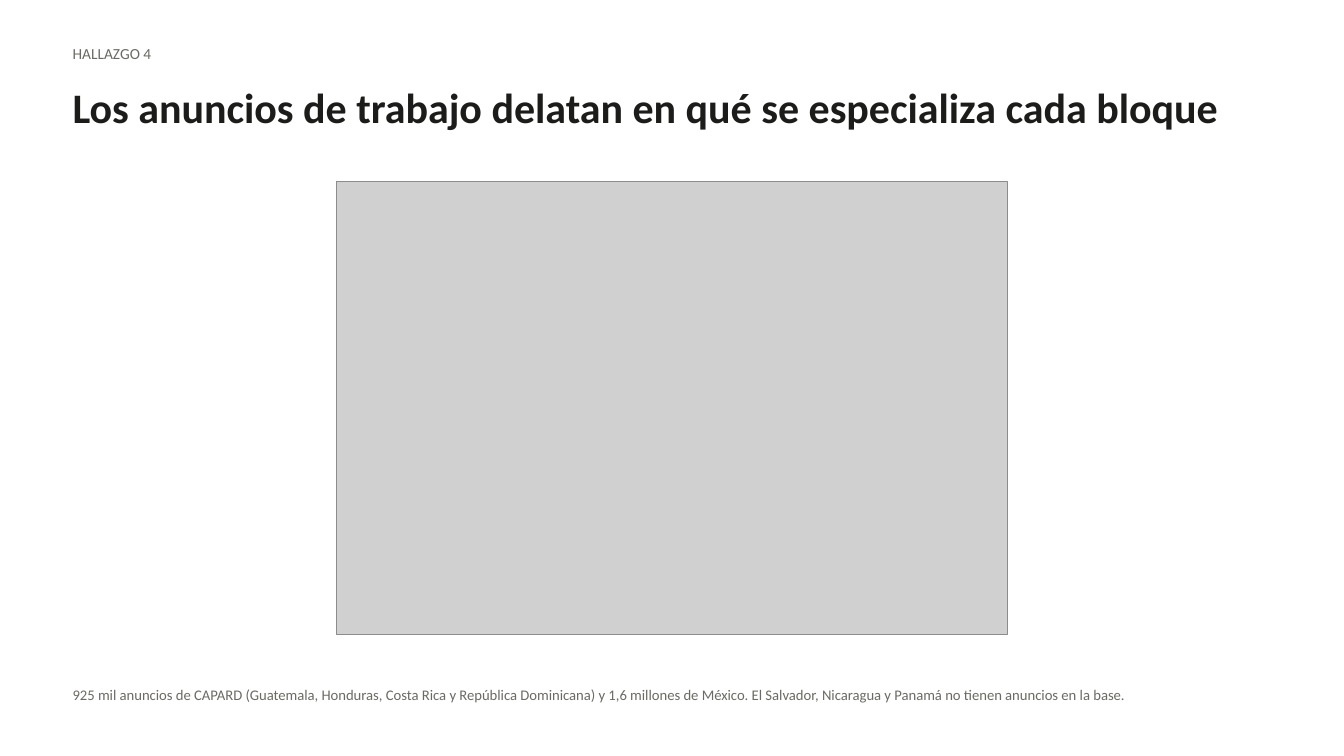
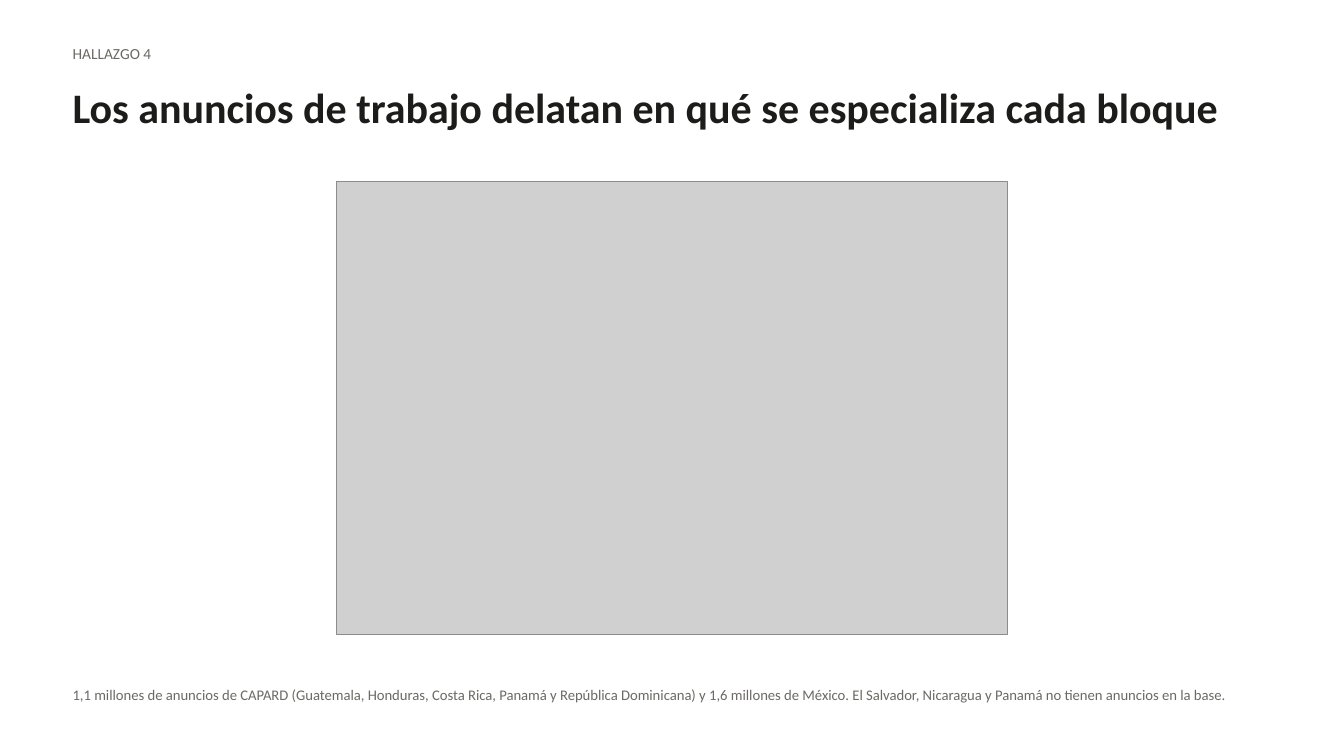
Before and after one commit to etorresram/CID-Technical-Note, a slide deck: slide 14 of Presentacion_CID_IA_Sectores.pptx. Drawn at 1344x756 pixels with LibreOffice and Linux fonts; fonts in the diff are those of the drawing; grey boxes stand for pictures. Boxes give left, top, right and bottom in pixels: in the first picture for what was removed or moved away, otherwise in the second. Text is boxed around its words. In the diff, an @@ line names an element or a change of style, - is before the commit and + after.

```diff
--- a/Presentacion_CID_IA_Sectores.pptx
+++ b/Presentacion_CID_IA_Sectores.pptx
@@ text at bbox=[73, 689, 1225, 703]: text changed @@
-925 mil anuncios de CAPARD (Guatemala, Honduras, Costa Rica y República Dominicana) y 1,6 millones de México. El Salvador, Nicaragua y Panamá no tienen anuncios en la base.
+1,1 millones de anuncios de CAPARD (Guatemala, Honduras, Costa Rica, Panamá y República Dominicana) y 1,6 millones de México. El Salvador, Nicaragua y Panamá no tienen anuncios en la base.
```
Also in this commit, not shown: 5 other slides changed, 4 other files.
